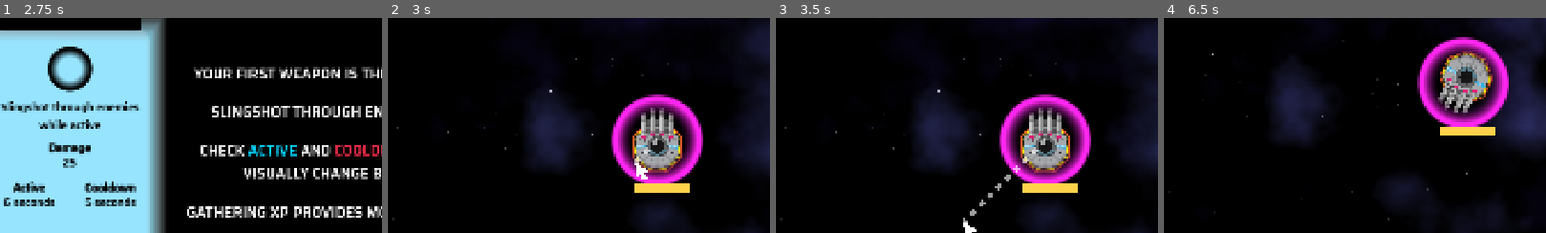
Above: before the commit, frames 1-4 (left to right).
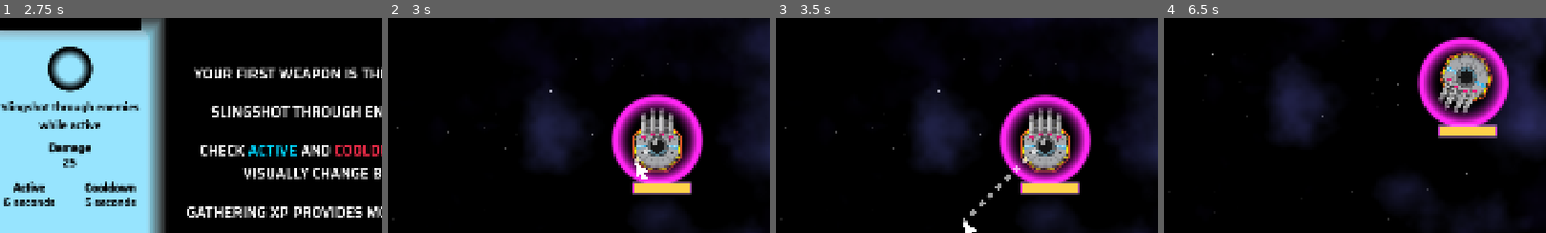
Above: after the commit, the same moments.

Repository: two-sticks-and-a-rock/space-arcade
Game: Godot game, scene res://scenes/main_menu.tscn
The game is run twice, just before and just after one commit, with the same random seed, the same clock (stepped at 60 frames per second) and the same inputs.
Inputs (mouse positions are % of the whole screen's width and height, from its top left):
- Up to frame 1 (2.75 s): click "START" at 0.5 s; click "SKIP" at 1.25 s; click "CONTINUE..." at 2 s
- Up to frame 2 (3 s): click "CONTINUE" at 2.75 s
- Up to frame 3 (3.5 s): no input
- Up to frame 4 (6.5 s): tap Enter at 3.5 s; move the mouse to (72, 45) at 3.52 s; press the mouse at (72, 45) at 3.53 s; hold Right (move_right) 3.53-4.28 s; move the mouse to (30, 55) at 4.27 s; release the mouse at (30, 55) at 4.28 s; hold Down (move_back) 4.28-5.03 s; tap Space (sling_release) at 4.35, 5.85 s; move the mouse to (60, 28) at 5.02 s; press the mouse at (60, 28) at 5.03 s; hold Right (move_right) 5.03-5.78 s; move the mouse to (45, 70) at 5.77 s; release the mouse at (45, 70) at 5.78 s; hold Up (move_forward) from 5.78 s (still down)
The pictures show only the part of the screen within x 15-65%, y 22-72%; the shares and areas given below are measured in that part.

Frame 1 is identical in both runs. In frame 2, 0.3% of the frame differs, in the area x 64-80%, y 76-83%; in frame 3, 0.3%; in frame 4, 0.5%, in the area x 71-88%, y 49-56%.

Commit message:
Add immunity indicator to hp

Diff:
--- a/scenes/player/player.gd
+++ b/scenes/player/player.gd
@@ -58,6 +58,10 @@
 func set_shader_intensity(newValue: float):
 	sprite_2d.material.set_shader_parameter("blink_intensity", newValue)
 
+func set_damage_immunity(immune: bool):
+	immune_to_damage = immune
+	$hp/ImmunityIndicator.visible = immune
+
 func take_damage(dmg: int):
 	if immune_to_damage:
 		return
--- a/scenes/player/player.tscn
+++ b/scenes/player/player.tscn
@@ -24,6 +24,17 @@
 
 [sub_resource type="StyleBoxFlat" id="StyleBoxFlat_lvxji"]
 bg_color = Color(1, 0.8235294, 0.2901961, 1)
+
+[sub_resource type="Gradient" id="Gradient_myrg7"]
+offsets = PackedFloat32Array(0.8635015, 0.9347181)
+colors = PackedColorArray(1, 0.14901961, 1, 1, 1, 1, 1, 0)
+
+[sub_resource type="GradientTexture2D" id="GradientTexture2D_kcn5b"]
+gradient = SubResource("Gradient_myrg7")
+width = 150
+height = 10
+fill = 2
+fill_from = Vector2(0.5, 0.5)
 
 [sub_resource type="StyleBoxFlat" id="StyleBoxFlat_5gtgg"]
 bg_color = Color(1, 1, 1, 1)
@@ -96,6 +107,22 @@
 value = 100.0
 show_percentage = false
 
+[node name="ImmunityIndicator" type="TextureRect" parent="hp" unique_id=1813728472]
+visible = false
+show_behind_parent = true
+layout_mode = 1
+anchors_preset = 14
+anchor_top = 0.5
+anchor_right = 1.0
+anchor_bottom = 0.5
+offset_left = -13.0
+offset_top = -17.5
+offset_right = 13.0
+offset_bottom = 17.5
+grow_horizontal = 2
+grow_vertical = 2
+texture = SubResource("GradientTexture2D_kcn5b")
+
 [node name="Hud" type="CanvasLayer" parent="." unique_id=852667993]
 script = ExtResource("7_h17s1")
 
--- a/scenes/player/player_weapons/ram_shield/ram_shield.gd
+++ b/scenes/player/player_weapons/ram_shield/ram_shield.gd
@@ -18,7 +18,7 @@
 	super()
 	power_up.value = down_timer.wait_time
 	power_up.max_value = down_timer.wait_time
-	player.immune_to_damage = true
+	player.set_damage_immunity(true)
 
 func _on_down_timer_timeout():
 	up_timer.start()
@@ -26,7 +26,7 @@
 	Sfx.play("shield_up")
 
 	ram_cap.sprite.self_modulate.a = 1
-	player.immune_to_damage = true
+	player.set_damage_immunity(true)
 	ram_cap.collider.disabled = false
 
 	animationPlayer.play_backwards("fade_out")
@@ -38,7 +38,7 @@
 	Sfx.play("shield_down")
 
 	ram_cap.sprite.self_modulate.a = 0.5
-	player.immune_to_damage = false
+	player.set_damage_immunity(false)
 	power_up.max_value = down_timer.wait_time
 	ram_cap.collider.disabled = true
 
